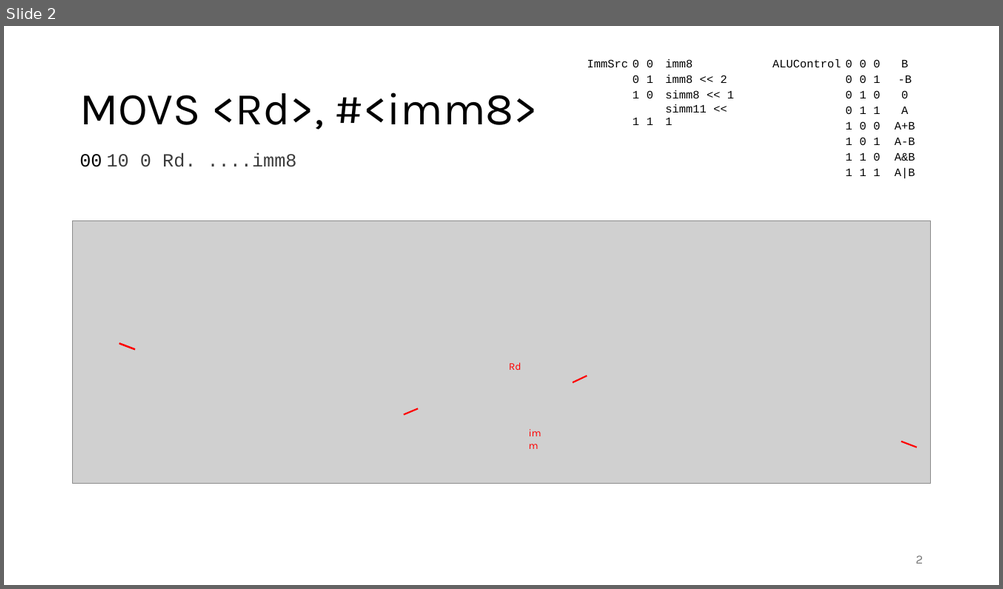
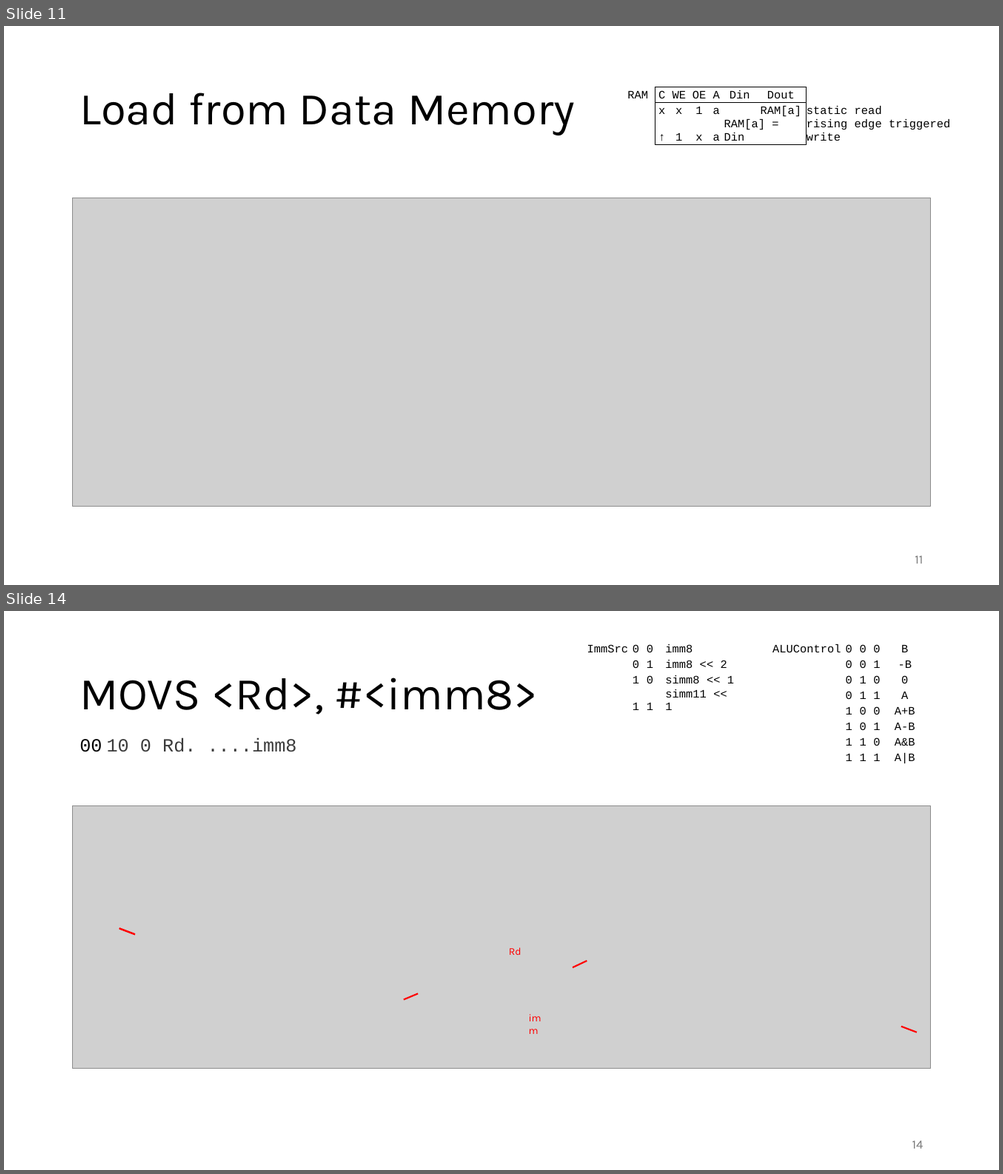
Before and after one commit to FrankBau/xetroc, a slide deck: xetroc.pptx. Shown one above the other, each under a label of ours: slide 2 before the commit, slides 11 and 14 after it; the slides between them are not shown. The pictures are 1003x589 and 1003x1174 pixels, drawn with LibreOffice and Linux fonts; fonts in the diff are those of the drawing; grey boxes stand for pictures. Boxes give left, top, right and bottom in pixels: in the first picture for what was removed or moved away, otherwise in the second. Text is boxed around its words. In the diff, an @@ line names an element or a change of style, - is before the commit and + after.

```diff
--- a/xetroc.pptx
+++ b/xetroc.pptx
@@ slide 11 added at (4,26,999,585), background #FFFFFF @@
@@ table added at (627,87,982,144), 3 rows, 9 columns @@
+RAM | C | WE | OE | A | Din | Dout |  | 
+ | x | x | 1 | a |  | RAM[a] | static read | 
+ | ↑ | 1 | x | a | RAM[a] = Din |  | rising edge triggered write | 
@@ title added at (79,93,575,136), 44 pt, text #000000 @@
+Load from Data Memory
@@ picture added at (73,198,930,507) @@
@@ page number added at (914,556,922,564), 12 pt, text #797979 @@
+11
@@ what was slide 2 is now slide 14 @@
@@ page number at (912,1141,923,1149): text changed @@
-2
+14
```
Also in this commit, not shown: 1 slide changed, 11 other slides added, 13 other files.
